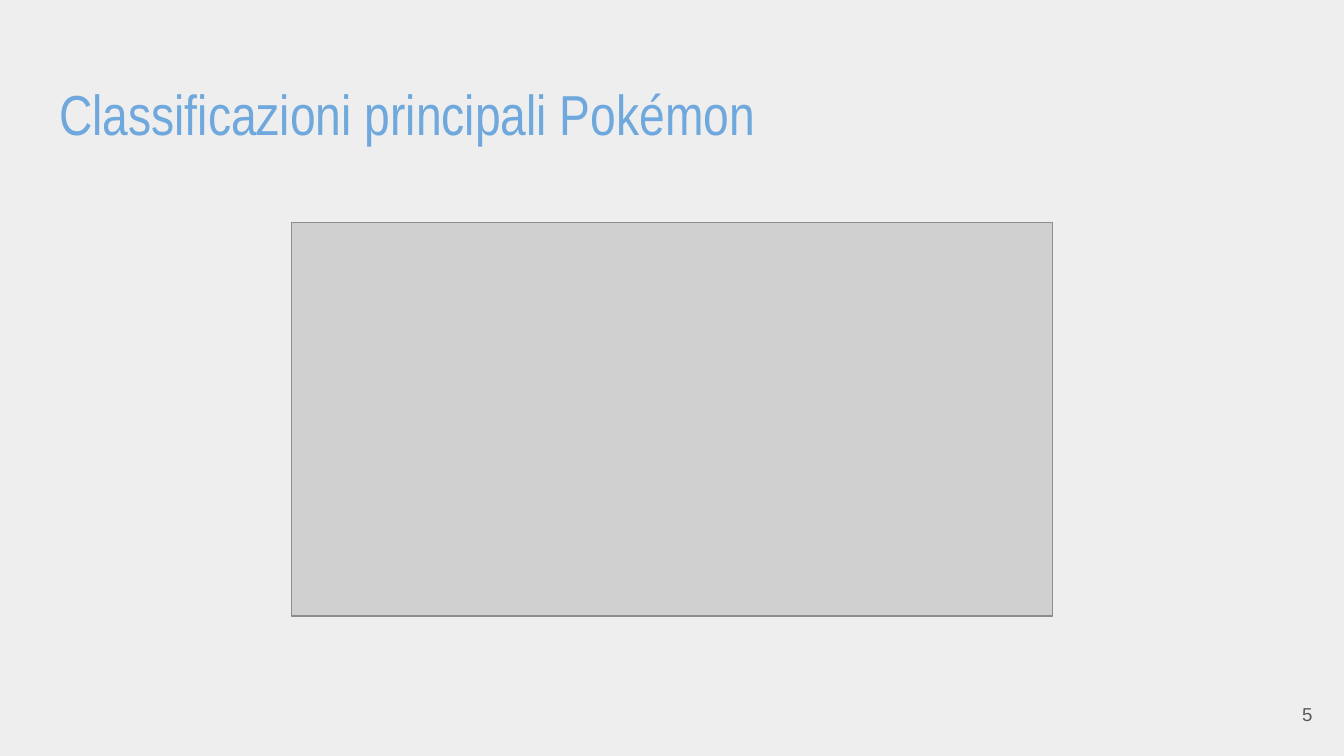
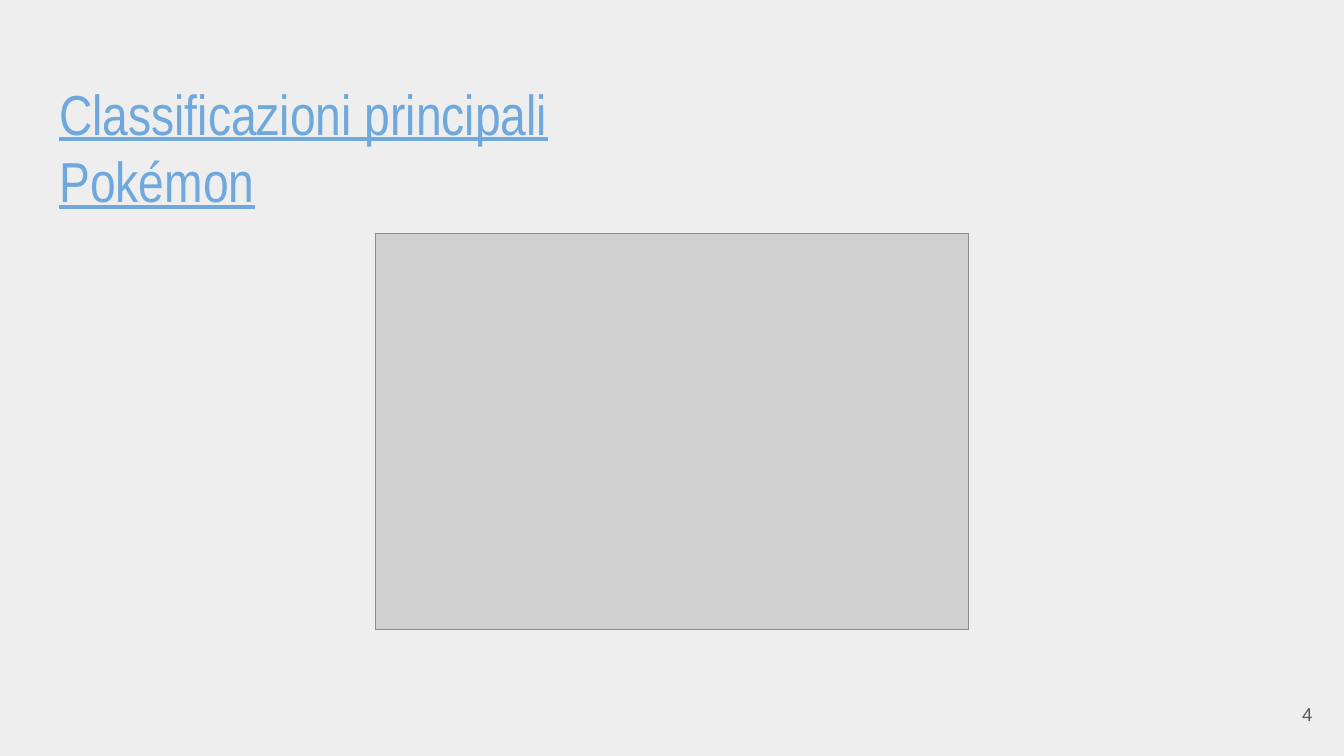
Before and after one commit to Mantotheale/PokemonScientificVisualization, a slide deck: slide 5 of Pokemon - Visualizzazione Scientifica.pptx. Drawn at 1344x756 pixels with LibreOffice and Linux fonts; fonts in the diff are those of the drawing; grey boxes stand for pictures. Boxes give left, top, right and bottom in pixels: in the first picture for what was removed or moved away, otherwise in the second. Text is boxed around its words. In the diff, an @@ line names an element or a change of style, - is before the commit and + after.

```diff
--- a/Pokemon - Visualizzazione Scientifica.pptx
+++ b/Pokemon - Visualizzazione Scientifica.pptx
@@ title "Classificazioni principali Pokémon" at bbox=[59, 94, 547, 209]: underline on @@
@@ picture: place and size @@
-picture at bbox=[292, 222, 1054, 616]
+picture at bbox=[375, 234, 969, 629]
@@ text at bbox=[1302, 708, 1312, 721]: text changed @@
-5
+4
```
Also in this commit, not shown: 15 other slides changed, 5 slides added, 1 slide removed, 1 other file.
